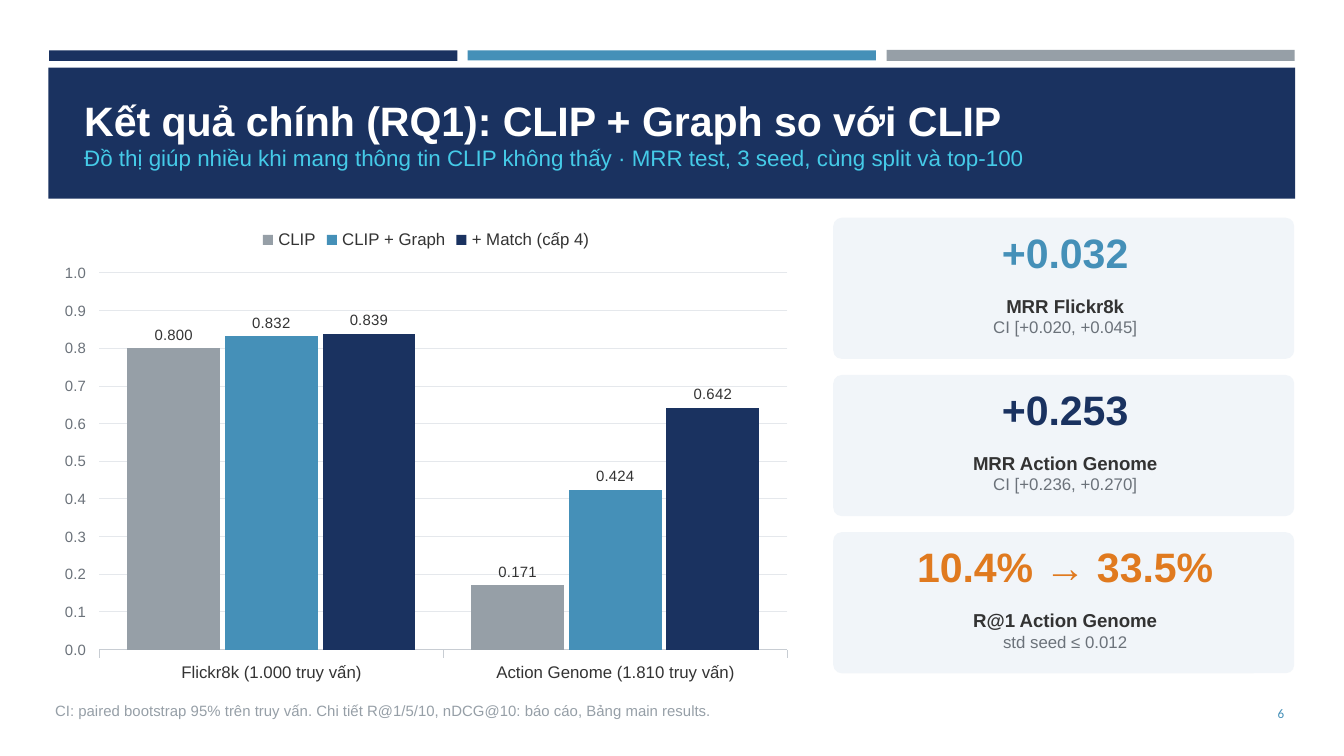
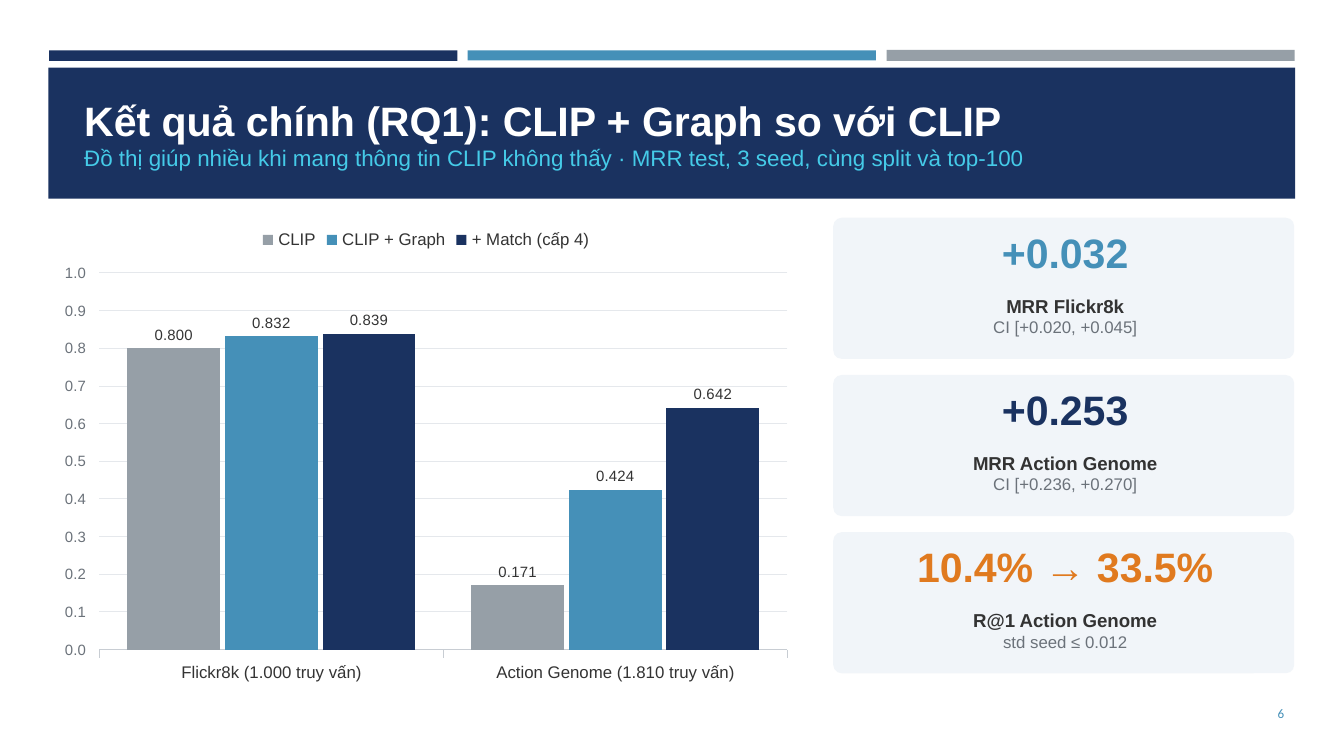
Before and after one commit to trinhphamtrunghieu/du-lieu-do-thi, a slide deck: slide 6 of docs/Project03_Slides.pptx. Drawn at 1344x756 pixels with LibreOffice and Linux fonts; fonts in the diff are those of the drawing. Boxes give left, top, right and bottom in pixels: in the first picture for what was removed or moved away, otherwise in the second. Text is boxed around its words. In the diff, an @@ line names an element or a change of style, - is before the commit and + after.

```diff
--- a/docs/Project03_Slides.pptx
+++ b/docs/Project03_Slides.pptx
@@ text removed at bbox=[55, 704, 710, 719] @@
-CI: paired bootstrap 95% trên truy vấn. Chi tiết R@1/5/10, nDCG@10: báo cáo, Bảng main results.
```
Also in this commit, not shown: 13 other slides changed.
